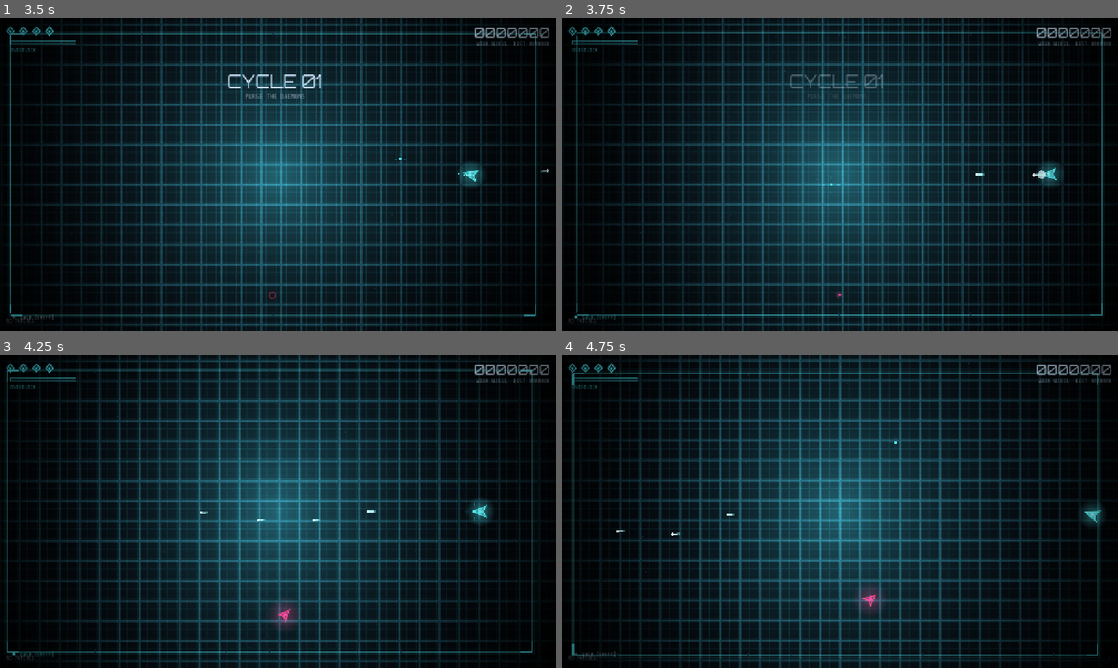
Above: before the commit, frames 1-4 (two rows, left to right).
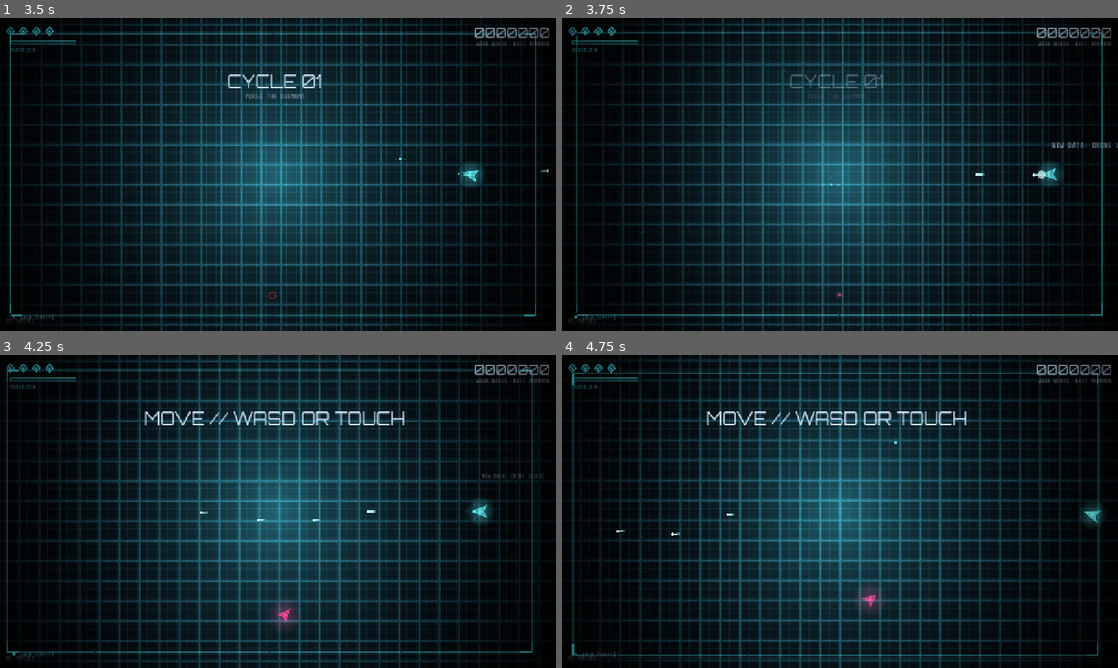
Above: after the commit, the same moments.

Repository: mafuzyk/kernel-panic
Game: Godot game, scene res://src/ui/menu.tscn
Same seed, same stepped clock (60 frames per second), same inputs: the game is played once before the commit and once after it.
Inputs (mouse positions are in pixels of both pictures, inside the frame that each line leads up to):
- Up to frame 1 (3.5 s): click "MODE: CLASSIC" at 0.5 s; click "MODE: CLASSIC" at 1.25 s; click ">> PURGE" at 2 s; tap Enter (confirm) at 2.75 s; move the mouse to (400, 158) at 2.77 s; hold D (move_right) from 2.78 s (still down); tap Space (dash) at 2.85 s; click (400, 158) at 2.92 s
- Up to frame 2 (3.75 s): release D (move_right) at 3.5 s; drag from (728, 190) to (1034, 174) at 3.52 s
- Up to frame 3 (4.25 s): no input
- Up to frame 4 (4.75 s): move the mouse to (895, 442) at 4.27 s; hold D (move_right) from 4.28 s (still down); tap Space (dash) at 4.35 s

Frame 1 is identical in both runs. In frame 2, 0.1% of the frame differs, in the area x 88-100%, y 39-42%; in frame 3, 0.9%, in the area x 26-98%, y 18-40%; in frame 4, 0.8%.

Commit message:
feat: unlock bestiary entries on first sight

Diff:
--- a/src/arena/arena.gd
+++ b/src/arena/arena.gd
@@ -94,6 +94,8 @@
 	Game.bestiary_unlocked.connect(_on_bestiary_unlocked)
 	Sfx.play_music()
 	Fx.flash(Color(0, 0, 0), 1.0, 0.6)
+	_queue_hint("move", "MOVE // WASD OR TOUCH")
+	_queue_hint("dash", "DASH // SPACE / SHIFT")
 	if touch != null:
 		_maybe_show_touch_hints()
 
@@ -133,6 +135,24 @@
 		n.died.connect(_on_enemy_died)
 		if not enemy_list.has(n):
 			enemy_list.append(n)
+		Game.mark_bestiary_for_enemy(n)
+		_route_enemy_hint(n)
+
+func _queue_hint(id: String, text: String) -> void:
+	if hud != null and Game.show_hint_once(id):
+		hud.queue_hint(id, text)
+
+func _route_enemy_hint(enemy: EnemyBase) -> void:
+	if enemy is LancerEnemy:
+		_queue_hint("lancer", "SIDESTEP THE LINE")
+	elif enemy is SpewerEnemy:
+		_queue_hint("spewer", "SHOOT THE ORBS DOWN")
+	elif enemy is SplitterEnemy:
+		_queue_hint("splitter", "KILL IT AWAY FROM YOU")
+	elif enemy is BulwarkEnemy:
+		_queue_hint("dash", "DASH // SPACE / SHIFT")
+	elif enemy_list.size() == 1:
+		_queue_hint("move", "MOVE // WASD OR TOUCH")
 
 func _on_enemy_exit(n: Node) -> void:
 	enemy_list.erase(n)
@@ -696,9 +716,7 @@
 	return "HEALS +%d (%s)" % [total, ", ".join(parts)]
 
 func _on_enemy_died(e: EnemyBase) -> void:
-	Game.mark_bestiary(e.display_name)
-	if e is RootBoss and not e.mini:
-		Game.mark_bestiary(e.boss_title)
+	Game.mark_bestiary_for_enemy(e)
 	var was_split: bool = e is RootBoss and e.get("_split_silent") == true
 	var is_fragment: bool = e is RootBoss and e.mini
 	if e.elite:
--- a/src/autoload/dev_harness.gd
+++ b/src/autoload/dev_harness.gd
@@ -117,6 +117,7 @@
 	var player: Player = arena.player
 	_check(player != null and is_instance_valid(player), "player exists")
 	_check(arena.spawner != null, "spawner exists")
+	await _onboarding_test(arena)
 	await _ticks(30)
 	_check(Game.wave == 1, "wave 1 started")
 	_check(arena.wave_signal_count >= 1, "wave_started signal received for wave 1")
@@ -395,6 +396,51 @@
 	await _ticks(4)
 	_finish()
 
+func _onboarding_test(arena: Arena) -> void:
+	print("AT_STEP onboarding")
+	var saved_bestiary: Dictionary = Game.bestiary.duplicate(true)
+	Game.bestiary.clear()
+	var sighting_unlocks := {}
+	var sighting_cb := func(id: String) -> void:
+		sighting_unlocks[id] = int(sighting_unlocks.get(id, 0)) + 1
+	Game.bestiary_unlocked.connect(sighting_cb)
+	var drone_a := DroneEnemy.new()
+	arena.enemy_container.add_child(drone_a)
+	await _ticks(1)
+	var drone_b := DroneEnemy.new()
+	arena.enemy_container.add_child(drone_b)
+	await _ticks(1)
+	_check(Game.bestiary_seen("drone"), "first sight unlocks regular enemy before death")
+	_check(int(sighting_unlocks.get("drone", 0)) == 1, "repeated regular sighting unlocks exactly once")
+	var boss := RootBoss.new()
+	boss.boss_index = 2
+	boss.configure(1.0, false)
+	arena.enemy_container.add_child(boss)
+	await _ticks(1)
+	_check(Game.bestiary_seen("segfault"), "first sight unlocks boss variant before death")
+	_check(int(sighting_unlocks.get("segfault", 0)) == 1, "repeated boss sighting unlocks exactly once")
+	Game.bestiary_unlocked.disconnect(sighting_cb)
+	for probe in [drone_a, drone_b, boss]:
+		if is_instance_valid(probe):
+			probe.queue_free()
+	await _ticks(2)
+	Game.bestiary = saved_bestiary
+	var restore_bestiary := ConfigFile.new()
+	restore_bestiary.load(Sfx.SAVE_PATH)
+	restore_bestiary.set_value("bestiary", "seen", Game.bestiary)
+	restore_bestiary.save(Sfx.SAVE_PATH)
+	_check(Game.has_method("show_hint_once"), "game exposes persisted hint helper")
+	if Game.has_method("show_hint_once"):
+		var saved_tutorial: Dictionary = Game.get("tutorial").duplicate(true)
+		Game.set("tutorial", {})
+		_check(bool(Game.call("show_hint_once", "move")), "first hint call is available")
+		var second_hint_available := bool(Game.call("show_hint_once", "move"))
+		_check(second_hint_available == (OS.get_environment("KP_HINTS") != ""), "second hint call is suppressed unless KP_HINTS is set")
+		if OS.get_environment("KP_HINTS") != "":
+			Game.set("tutorial", {"move": true})
+			_check(bool(Game.call("show_hint_once", "move")), "KP_HINTS forces an already-seen hint")
+		Game.set("tutorial", saved_tutorial)
+
 func _systems_test(arena: Arena) -> void:
 	var player: Player = arena.player
 	print("AT_STEP mk2")
--- a/src/autoload/game.gd
+++ b/src/autoload/game.gd
@@ -20,6 +20,7 @@
 var unlocked_programs := {"kernel": true}
 var onehp_unlocked := false
 var bestiary := {}
+var tutorial := {}
 var rng := RandomNumberGenerator.new()
 var _max_chain_seen := 1
 
@@ -73,6 +74,7 @@
 		best = cf.get_value("run", "best_classic", cf.get_value("run", "best", 0))
 		onehp_unlocked = cf.get_value("run", "onehp_unlocked", false)
 		bestiary = cf.get_value("bestiary", "seen", {})
+		tutorial = cf.get_value("tutorial", "hints", {})
 		mode = cf.get_value("game", "mode", "classic")
 		if mode == "onehp" and not onehp_unlocked:
 			mode = "classic"
@@ -151,6 +153,31 @@
 	cf.set_value("bestiary", "seen", bestiary)
 	cf.save(Sfx.SAVE_PATH)
 	bestiary_unlocked.emit(id)
+
+func mark_bestiary_for_enemy(enemy: EnemyBase) -> void:
+	if enemy == null or not is_instance_valid(enemy):
+		return
+	if enemy is RootBoss:
+		if enemy.mini:
+			return
+		mark_bestiary(enemy.display_name)
+		mark_bestiary(enemy.boss_title)
+		return
+	mark_bestiary(enemy.display_name)
+
+func show_hint_once(id: String) -> bool:
+	if id.is_empty():
+		return false
+	if OS.get_environment("KP_HINTS") != "":
+		return true
+	if tutorial.has(id):
+		return false
+	tutorial[id] = true
+	var cf := ConfigFile.new()
+	cf.load(Sfx.SAVE_PATH)
+	cf.set_value("tutorial", "hints", tutorial)
+	cf.save(Sfx.SAVE_PATH)
+	return true
 
 func bestiary_seen(id: String) -> bool:
 	return bestiary.has(id)
--- a/src/ui/hud.gd
+++ b/src/ui/hud.gd
@@ -17,6 +17,8 @@
 var _banner_t := 0.0
 var _banner_text := ""
 var _banner_sub := ""
+var _hint_queue: Array[Dictionary] = []
+var _hint_queue_ids := {}
 var _boss_frac := 1.0
 var _boss_name := ""
 var _boss_fragments: Array[RootBoss] = []
@@ -94,6 +96,19 @@
 	_banner.text = text
 	_banner_sub_l.text = sub
 
+func queue_hint(id: String, text: String, dur := 1.35) -> void:
+	if id.is_empty() or _hint_queue_ids.has(id):
+		return
+	_hint_queue_ids[id] = true
+	_hint_queue.append({"text": text, "dur": dur})
+	_show_next_hint()
+
+func _show_next_hint() -> void:
+	if _banner_t > 0.0 or _hint_queue.is_empty():
+		return
+	var hint: Dictionary = _hint_queue.pop_front()
+	show_banner(str(hint["text"]), "", float(hint["dur"]))
+
 func set_boss_fragments(minis: Array) -> void:
 	_boss_fragments.clear()
 	for mini in minis:
@@ -135,6 +150,7 @@
 	else:
 		_banner.modulate.a = 0.0
 		_banner_sub_l.modulate.a = 0.0
+		_show_next_hint()
 	if player != null and is_instance_valid(player):
 		_hp = player.hp
 		_max_hp = player.max_hp
Not shown, changed: README.md
